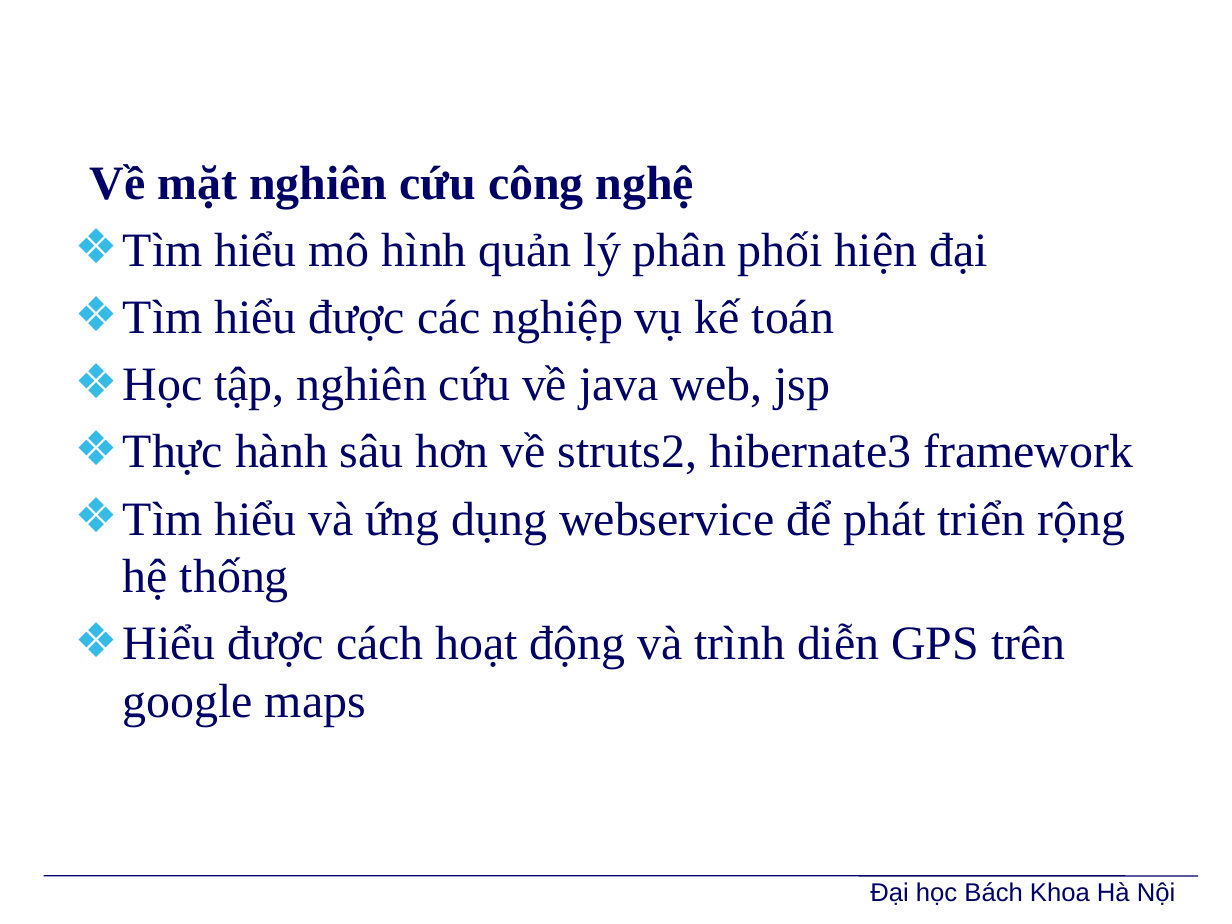
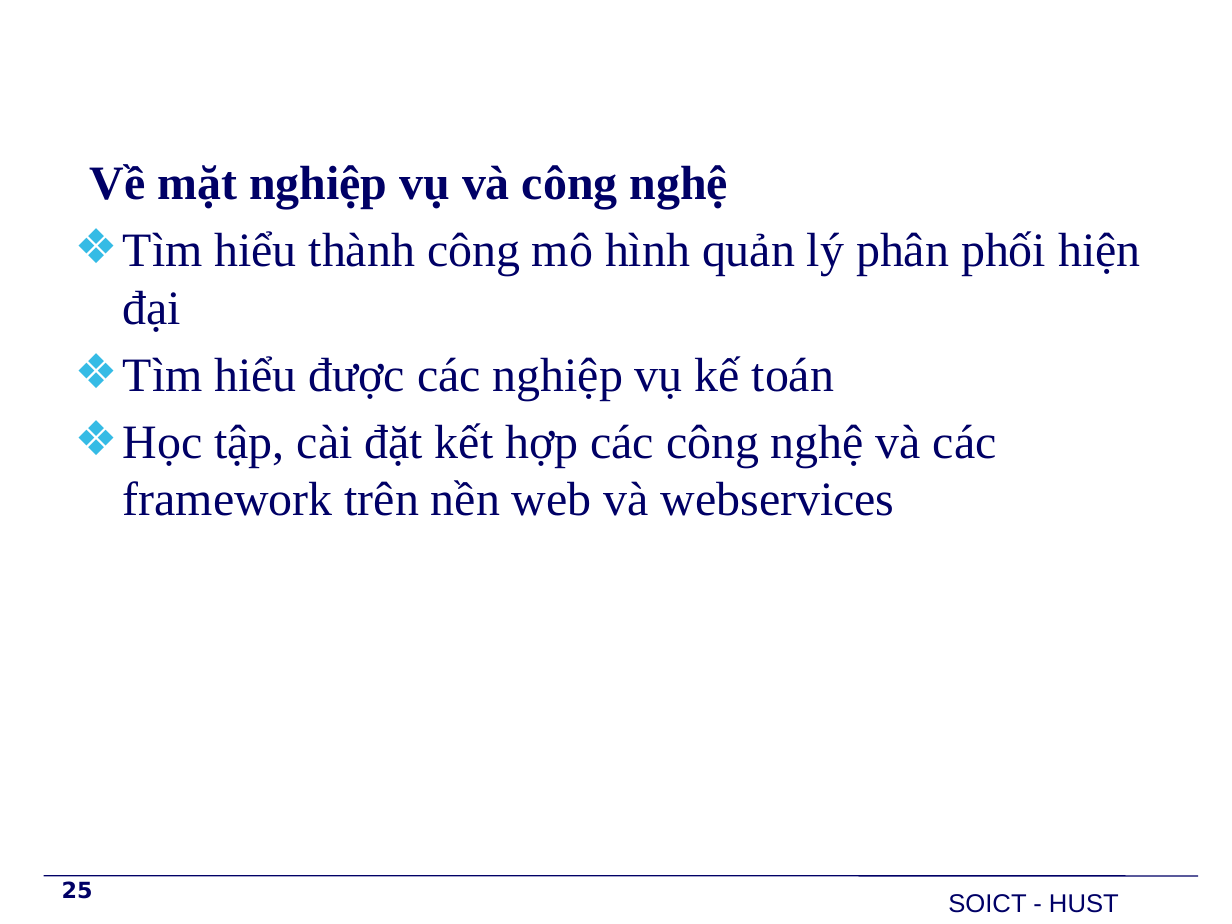
Before and after one commit to PhoenixNguyen/Graduate_Project, a slide deck: slide 25 of Report/BaoVe/TrinhDien/Slide.pptx (slide 32 before the commit). Drawn at 1232x924 pixels with LibreOffice and Linux fonts; fonts in the diff are those of the drawing; background and template pictures are left out. Boxes give left, top, right and bottom in pixels: in the first picture for what was removed or moved away, otherwise in the second. Text is boxed around its words. In the diff, an @@ line names an element or a change of style, - is before the commit and + after.

```diff
--- a/Report/BaoVe/TrinhDien/Slide.pptx
+++ b/Report/BaoVe/TrinhDien/Slide.pptx
@@ text at (90, 164, 1140, 332): text changed @@
-Về mặt nghiên cứu công nghệ
-❖ Tìm hiểu mô hình quản lý phân phối hiện đại
+Về mặt nghiệp vụ và công nghệ
+❖ Tìm hiểu thành công mô hình quản lý phân phối hiện đại
@@ text at (123, 424, 997, 516): text changed @@
-❖ Học tập, nghiên cứu về java web, jsp
-❖ Thực hành sâu hơn về struts2, hibernate3 framework
-❖ Tìm hiểu và ứng dụng webservice để phát triển rộng hệ thống
-❖ Hiểu được cách hoạt động và trình diễn GPS trên google maps
+❖ Học tập, cài đặt kết hợp các công nghệ và các framework trên nền web và webservices
@@ page number added at (62, 881, 93, 899), 13 pt, text #000066, bold @@
+25
@@ text removed at (870, 882, 1175, 905) @@
-Đại học Bách Khoa Hà Nội
@@ text added at (948, 894, 1119, 913), 15 pt, text #000066 @@
+SOICT - HUST
```
Also in this commit, not shown: 25 other slides changed, 4 slides added, 11 slides removed, 4 other files.
